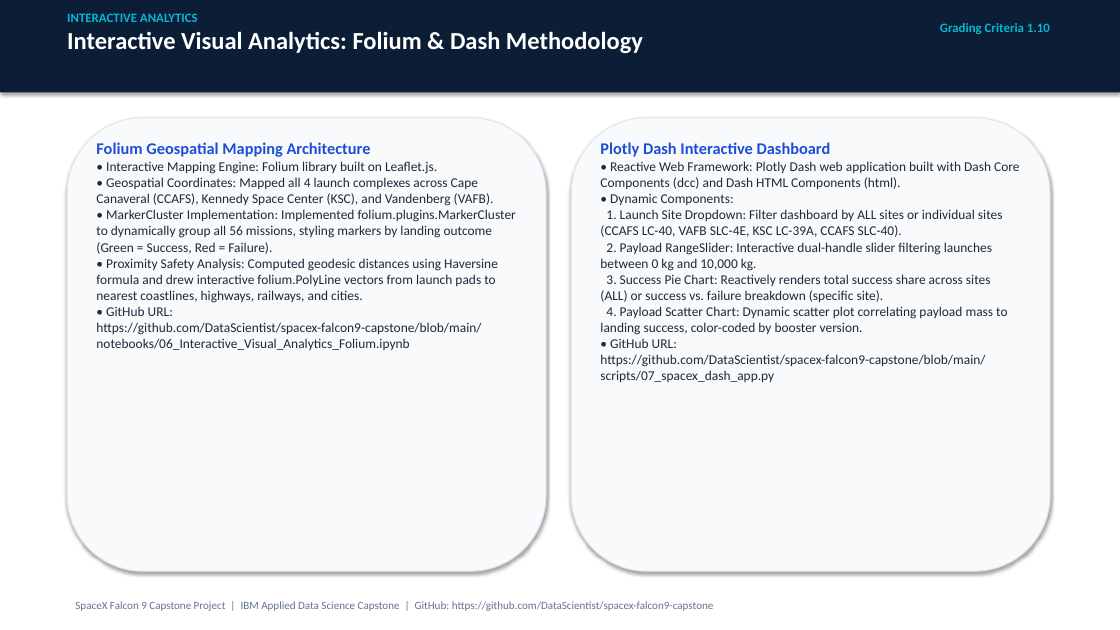
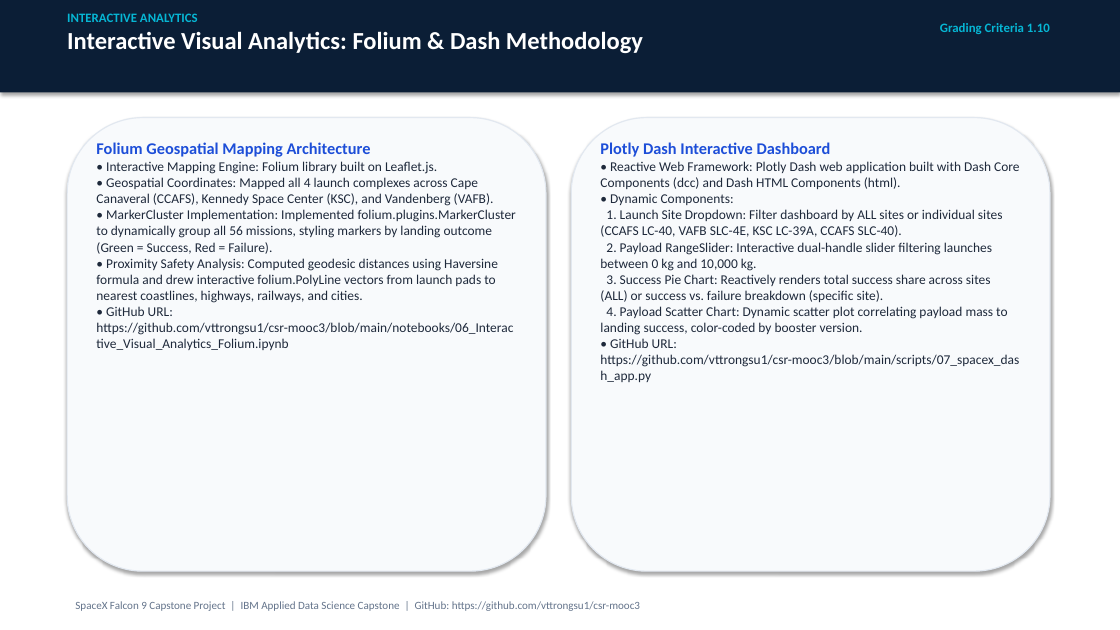
Before and after one commit to vttrongsu1/csr-mooc3, a slide deck: slide 15 of Data Science Capstone Project Report.pptx. Drawn at 1120x630 pixels with LibreOffice and Linux fonts; fonts in the diff are those of the drawing. Boxes give left, top, right and bottom in pixels: in the first picture for what was removed or moved away, otherwise in the second. Text is boxed around its words. In the diff, an @@ line names an element or a change of style, - is before the commit and + after.

```diff
--- a/Data Science Capstone Project Report.pptx
+++ b/Data Science Capstone Project Report.pptx
@@ text at (96, 306, 513, 350): text changed @@
-• GitHub URL: https://github.com/DataScientist/spacex-falcon9-capstone/blob/main/notebooks/06_Interactive_Visual_Analytics_Folium.ipynb
+• GitHub URL: https://github.com/vttrongsu1/csr-mooc3/blob/main/notebooks/06_Interactive_Visual_Analytics_Folium.ipynb
@@ text at (600, 338, 1019, 382): text changed @@
-• GitHub URL: https://github.com/DataScientist/spacex-falcon9-capstone/blob/main/scripts/07_spacex_dash_app.py
+• GitHub URL: https://github.com/vttrongsu1/csr-mooc3/blob/main/scripts/07_spacex_dash_app.py
@@ text at (75, 601, 640, 611): text changed @@
-SpaceX Falcon 9 Capstone Project | IBM Applied Data Science Capstone | GitHub: https://github.com/DataScientist/spacex-falcon9-capstone
+SpaceX Falcon 9 Capstone Project | IBM Applied Data Science Capstone | GitHub: https://github.com/vttrongsu1/csr-mooc3
```
Also in this commit, not shown: 20 other slides changed, 4 other files.
